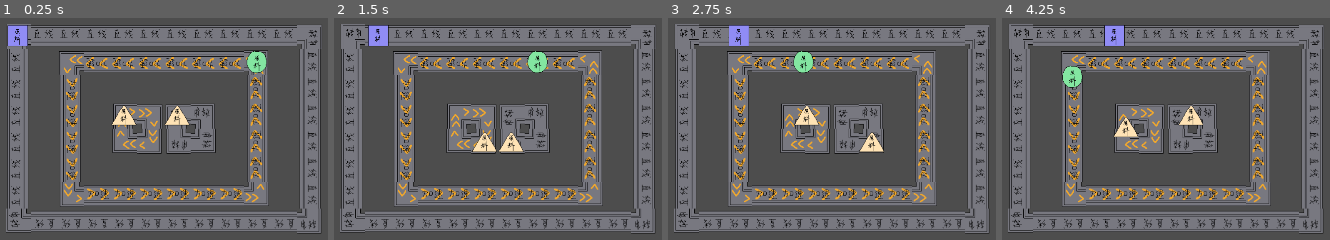
Above: before the commit, frames 1-4 (left to right).
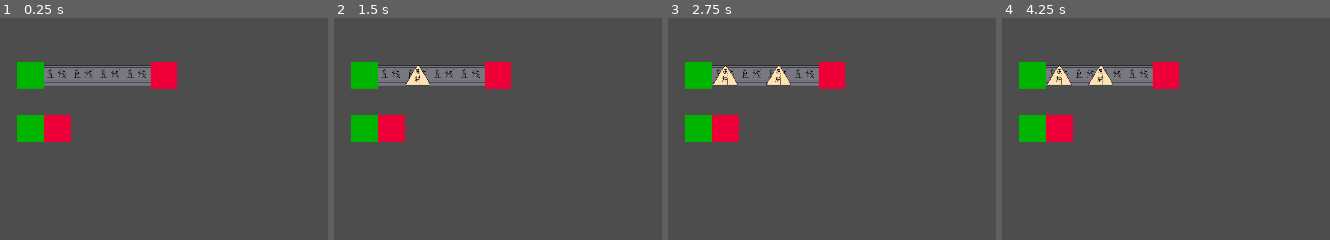
Above: after the commit, the same moments.

Repository: vic328005/NewProject1
Game: Godot game, scene res://scenes/main.tscn
The game is run twice, just before and just after one commit, with the same random seed, the same clock (stepped at 60 frames per second) and the same inputs.
Inputs:
- Up to frame 1 (0.25 s): no input
- Up to frame 2 (1.5 s): tap Enter at 0.5 s
- Up to frame 3 (2.75 s): no input
- Up to frame 4 (4.25 s): no input

The runs differ from the first frame. In frame 1, 48% of the frame differs, in the area x 1-98%, y 2-98%; in frame 2, 48%; in frame 3, 48%; in frame 4, 48%.

Commit message:
producer 和 recycler

Diff:
--- a/levels/level01.json
+++ b/levels/level01.json
@@ -13,6 +13,11 @@
         "turn_mode": "RIGHT",
         "beat_interval": 2
       },
+      "producer": {
+        "facing": "RIGHT",
+        "beat_interval": 4,
+        "cargo_type": "CARGO_1"
+      },
       "cargo": {
         "type": "CARGO_3"
       }
@@ -114,6 +119,8 @@
         "facing": "RIGHT",
         "turn_mode": "RIGHT",
         "beat_interval": 2
+      },
+      "recycler": {
       }
     },
     {
@@ -629,6 +636,5 @@
         "beat_interval": 2
       }
     }
-  ],
-  "entities": []
+  ]
 }
--- /dev/null
+++ b/levels/level02.json
@@ -0,0 +1,73 @@
+{
+  "level_id": "level02",
+  "display_name": "生产与回收测试",
+  "grid_width": 6,
+  "grid_height": 4,
+  "beat_bpm": 120,
+  "cells": [
+    {
+      "x": 0,
+      "y": 1,
+      "producer": {
+        "facing": "RIGHT",
+        "beat_interval": 2,
+        "cargo_type": "CARGO_1"
+      }
+    },
+    {
+      "x": 1,
+      "y": 1,
+      "belt": {
+        "facing": "RIGHT",
+        "turn_mode": "STRAIGHT",
+        "beat_interval": 2
+      }
+    },
+    {
+      "x": 2,
+      "y": 1,
+      "belt": {
+        "facing": "RIGHT",
+        "turn_mode": "STRAIGHT",
+        "beat_interval": 2
+      }
+    },
+    {
+      "x": 3,
+      "y": 1,
+      "belt": {
+        "facing": "RIGHT",
+        "turn_mode": "STRAIGHT",
+        "beat_interval": 2
+      }
+    },
+    {
+      "x": 4,
+      "y": 1,
+      "belt": {
+        "facing": "RIGHT",
+        "turn_mode": "STRAIGHT",
+        "beat_interval": 2
+      }
+    },
+    {
+      "x": 5,
+      "y": 1,
+      "recycler": {}
+    },
+    {
+      "x": 0,
+      "y": 3,
+      "producer": {
+        "facing": "RIGHT",
+        "beat_interval": 3,
+        "cargo_type": "CARGO_2"
+      }
+    },
+    {
+      "x": 1,
+      "y": 3,
+      "recycler": {}
+    }
+  ]
+}
--- a/prefabs/belt.tscn
+++ b/prefabs/belt.tscn
@@ -7,4 +7,5 @@
 script = ExtResource("1_gfr51")
 
 [node name="Sprite2D" type="Sprite2D" parent="." unique_id=2091593251]
+position = Vector2(32, 32)
 texture = ExtResource("2_hi0r2")
--- a/prefabs/cargo.tscn
+++ b/prefabs/cargo.tscn
@@ -8,4 +8,5 @@
 
 [node name="Sprite2D" type="Sprite2D" parent="." unique_id=435288325]
 z_index = 1
+position = Vector2(32, 32)
 texture = ExtResource("2_kdbxi")
--- /dev/null
+++ b/prefabs/producer.tscn
@@ -0,0 +1,13 @@
+[gd_scene format=3 uid="uid://df5th0vr3mhar"]
+
+[ext_resource type="Script" uid="uid://m16w6efqp4k3" path="res://scripts/producer.gd" id="1_producer"]
+[ext_resource type="Texture2D" uid="uid://b1wnmqxdiiv50" path="res://assets/images/unit_white.png" id="2_tbjhi"]
+
+[node name="Producer" type="Node2D" unique_id=916179787]
+script = ExtResource("1_producer")
+
+[node name="Sprite2D" type="Sprite2D" parent="." unique_id=1036682831]
+modulate = Color(8.759796e-06, 0.7093056, 7.70092e-07, 1)
+z_index = 1
+position = Vector2(32, 32)
+texture = ExtResource("2_tbjhi")
--- /dev/null
+++ b/prefabs/recycler.tscn
@@ -0,0 +1,12 @@
+[gd_scene format=3 uid="uid://dned8nxfvjbb7"]
+
+[ext_resource type="Script" uid="uid://dgi7g1tgieyap" path="res://scripts/recycler.gd" id="1_recycler"]
+[ext_resource type="Texture2D" uid="uid://b1wnmqxdiiv50" path="res://assets/images/unit_white.png" id="2_rrhh7"]
+
+[node name="Recycler" type="Node2D" unique_id=1088124262]
+script = ExtResource("1_recycler")
+
+[node name="Sprite2D" type="Sprite2D" parent="." unique_id=1112811208]
+modulate = Color(0.93792397, 0, 0.22065541, 1)
+position = Vector2(32, 32)
+texture = ExtResource("2_rrhh7")
--- a/scripts/cargo.gd
+++ b/scripts/cargo.gd
@@ -21,8 +21,12 @@
 
 func _ready() -> void:
 	_update_sprite_texture()
-	_world = GM.current_world
-	_register_to_cargo_layer()
+
+	if _world == null:
+		_world = GM.current_world
+
+	if not _is_registered_to_layer:
+		_register_to_cargo_layer()
 
 
 func _exit_tree() -> void:
@@ -55,6 +59,15 @@
 	return _registered_cell
 
 
+func place_at_cell(world: World, cell: Vector2i) -> void:
+	_world = world
+	_registered_cell = cell
+	_stop_move_tween()
+	global_position = _world.to_global(_world.cell_to_world(_registered_cell))
+	_world.cargo_layer.set_cell(_registered_cell, self)
+	_is_registered_to_layer = true
+
+
 func move_to_cell(target_cell: Vector2i) -> bool:
 	if _world == null:
 		return false
@@ -80,6 +93,12 @@
 	_registered_cell = target_cell
 	_start_move_to_global_position(target_global_position)
 	return true
+
+
+func remove_from_world() -> void:
+	_stop_move_tween()
+	_unregister_from_cargo_layer()
+	queue_free()
 
 
 func _start_move_to_global_position(target_global_position: Vector2) -> void:
--- a/scripts/game_manager.gd
+++ b/scripts/game_manager.gd
@@ -2,7 +2,7 @@
 class_name GameManager
 
 const WORLD_SCENE_UID := "uid://d1md2xh0j3x36"
-const START_LEVEL_PATH := "res://levels/level01.json"
+const START_LEVEL_PATH := "res://levels/level02.json"
 
 var event_bus: EventBus
 var beat_conductor: BeatConductor
--- a/scripts/level_data.gd
+++ b/scripts/level_data.gd
@@ -8,12 +8,12 @@
 	"grid_height",
 	"beat_bpm",
 	"cells",
-	"entities",
 ]
-const CELL_KEYS := ["x", "y", "belt", "cargo"]
+const CELL_KEYS := ["x", "y", "belt", "cargo", "producer", "recycler"]
 const BELT_KEYS := ["facing", "turn_mode", "beat_interval"]
 const CARGO_KEYS := ["type"]
-const ENTITY_KEYS := ["id", "kind", "x", "y", "data"]
+const PRODUCER_KEYS := ["facing", "beat_interval", "cargo_type"]
+const RECYCLER_KEYS: Array = []
 const BELT_FACING_VALUES := ["UP", "RIGHT", "DOWN", "LEFT"]
 const BELT_TURN_MODE_VALUES := ["STRAIGHT", "LEFT", "RIGHT"]
 const CARGO_TYPE_VALUES := ["CARGO_1", "CARGO_2", "CARGO_3"]
@@ -24,7 +24,6 @@
 var grid_height: int = 0
 var beat_bpm: float = 60.0
 var cells: Array[Dictionary] = []
-var entities: Array[LevelEntityData] = []
 
 
 static func load_from_file(path: String) -> LevelData:
@@ -91,9 +90,6 @@
 	if not raw_data.has("cells") or typeof(raw_data["cells"]) != TYPE_ARRAY:
 		return _validation_error(source_label, "cells must be an array")
 
-	if not raw_data.has("entities") or typeof(raw_data["entities"]) != TYPE_ARRAY:
-		return _validation_error(source_label, "entities must be an array")
-
 	var level_data: LevelData = LevelData.new()
 	level_data.level_id = String(raw_data["level_id"])
 	level_data.display_name = String(raw_data["display_name"])
@@ -113,18 +109,6 @@
 
 		level_data.cells.append(normalized_cell)
 
-	var seen_entity_ids: Dictionary = {}
-	var raw_entities: Array = Array(raw_data["entities"])
-	for index in range(raw_entities.size()):
-		if typeof(raw_entities[index]) != TYPE_DICTIONARY:
-			return _validation_error(source_label, "entities[%d] must be an object" % index)
-
-		var entity_data: LevelEntityData = _parse_entity(raw_entities[index], index, level_data.grid_width, level_data.grid_height, seen_entity_ids, source_label)
-		if entity_data == null:
-			return null
-
-		level_data.entities.append(entity_data)
-
 	return level_data
 
 
@@ -150,8 +134,10 @@
 
 	var has_belt: bool = raw_cell.has("belt")
 	var has_cargo: bool = raw_cell.has("cargo")
-	if not has_belt and not has_cargo:
-		return _validation_error(source_label, "%s must contain at least one of belt or cargo" % cell_label)
+	var has_producer: bool = raw_cell.has("producer")
+	var has_recycler: bool = raw_cell.has("recycler")
+	if not has_belt and not has_cargo and not has_producer and not has_recycler:
+		return _validation_error(source_label, "%s must contain at least one gameplay object" % cell_label)
 
 	var normalized_cell: Dictionary = {
 		"x": x,
@@ -177,6 +163,26 @@
 			return null
 
 		normalized_cell["cargo"] = normalized_cargo
+
+	if has_producer:
+		if typeof(raw_cell["producer"]) != TYPE_DICTIONARY:
+			return _validation_error(source_label, "%s.producer must be an object" % cell_label)
+
+		var normalized_producer: Variant = _parse_producer(raw_cell["producer"], cell_label, source_label)
+		if normalized_producer == null:
+			return null
+
+		normalized_cell["producer"] = normalized_producer
+
+	if has_recycler:
+		if typeof(raw_cell["recycler"]) != TYPE_DICTIONARY:
+			return _validation_error(source_label, "%s.recycler must be an object" % cell_label)
+
+		var normalized_recycler: Variant = _parse_recycler(raw_cell["recycler"], cell_label, source_label)
+		if normalized_recycler == null:
+			return null
+
+		normalized_cell["recycler"] = normalized_recycler
 
 	seen_cells[cell] = true
 	return normalized_cell
@@ -233,54 +239,43 @@
 	}
 
 
-static func _parse_entity(raw_entity: Dictionary, index: int, level_width: int, level_height: int, seen_entity_ids: Dictionary, source_label: String) -> LevelEntityData:
-	var entity_label: String = "entities[%d]" % index
-	if not _ensure_allowed_keys(raw_entity, ENTITY_KEYS, entity_label, source_label):
-		return null
-
-	if not _has_non_empty_string(raw_entity, "id"):
-		_validation_error(source_label, "%s.id must be a non-empty string" % entity_label)
-		return null
-
-	if not _has_non_empty_string(raw_entity, "kind"):
-		_validation_error(source_label, "%s.kind must be a non-empty string" % entity_label)
-		return null
-
-	if not _has_integer_number(raw_entity, "x"):
-		_validation_error(source_label, "%s.x must be an integer" % entity_label)
-		return null
-
-	if not _has_integer_number(raw_entity, "y"):
-		_validation_error(source_label, "%s.y must be an integer" % entity_label)
-		return null
-
-	if not raw_entity.has("data") or typeof(raw_entity["data"]) != TYPE_DICTIONARY:
-		_validation_error(source_label, "%s.data must be an object" % entity_label)
-		return null
-
-	var entity_id: String = String(raw_entity["id"])
-	var kind: String = String(raw_entity["kind"])
-	var x: int = int(raw_entity["x"])
-	var y: int = int(raw_entity["y"])
-	if x < 0 or x >= level_width or y < 0 or y >= level_height:
-		_validation_error(source_label, "%s coordinates (%d, %d) are out of bounds" % [entity_label, x, y])
-		return null
-
-	if seen_entity_ids.has(entity_id):
-		_validation_error(source_label, "duplicate entity id found: %s" % entity_id)
-		return null
-
-	if kind != kind.to_upper():
-		_validation_error(source_label, "%s.kind must use uppercase naming" % entity_label)
-		return null
-
-	var entity: LevelEntityData = LevelEntityData.new()
-	entity.id = entity_id
-	entity.kind = kind
-	entity.cell = Vector2i(x, y)
-	entity.data = Dictionary(raw_entity["data"]).duplicate(true)
-	seen_entity_ids[entity_id] = true
-	return entity
+static func _parse_producer(raw_producer: Dictionary, cell_label: String, source_label: String) -> Variant:
+	var producer_label: String = "%s.producer" % cell_label
+	if not _ensure_allowed_keys(raw_producer, PRODUCER_KEYS, producer_label, source_label):
+		return null
+
+	if not _has_non_empty_string(raw_producer, "facing"):
+		return _validation_error(source_label, "%s.facing must be a non-empty string" % producer_label)
+
+	if not _has_positive_integer_number(raw_producer, "beat_interval"):
+		return _validation_error(source_label, "%s.beat_interval must be a positive integer" % producer_label)
+
+	if not _has_non_empty_string(raw_producer, "cargo_type"):
+		return _validation_error(source_label, "%s.cargo_type must be a non-empty string" % producer_label)
+
+	var facing: String = String(raw_producer["facing"]).strip_edges().to_upper()
+	var beat_interval: int = int(raw_producer["beat_interval"])
+	var cargo_type: String = String(raw_producer["cargo_type"]).strip_edges().to_upper()
+
+	if not BELT_FACING_VALUES.has(facing):
+		return _validation_error(source_label, "%s.facing must be one of %s" % [producer_label, BELT_FACING_VALUES])
+
+	if not CARGO_TYPE_VALUES.has(cargo_type):
+		return _validation_error(source_label, "%s.cargo_type must be one of %s" % [producer_label, CARGO_TYPE_VALUES])
+
+	return {
+		"facing": facing,
+		"beat_interval": beat_interval,
+		"cargo_type": cargo_type,
+	}
+
+
+static func _parse_recycler(raw_recycler: Dictionary, cell_label: String, source_label: String) -> Variant:
+	var recycler_label: String = "%s.recycler" % cell_label
+	if not _ensure_allowed_keys(raw_recycler, RECYCLER_KEYS, recycler_label, source_label):
+		return null
+
+	return {}
 
 
 static func _ensure_allowed_keys(raw_data: Dictionary, allowed_keys: Array, label: String, source_label: String) -> bool:
--- a/scripts/level_entity_data.gd
+++ /dev/null
@@ -1,17 +0,0 @@
-class_name LevelEntityData
-extends RefCounted
-
-var id: String = ""
-var kind: String = ""
-var cell: Vector2i = Vector2i.ZERO
-var data: Dictionary = {}
-
-
-func to_dictionary() -> Dictionary:
-	return {
-		"id": id,
-		"kind": kind,
-		"x": cell.x,
-		"y": cell.y,
-		"data": data.duplicate(true),
-	}
--- a/scripts/level_loader.gd
+++ b/scripts/level_loader.gd
@@ -3,6 +3,8 @@
 
 const BELT_SCENE := preload("res://prefabs/belt.tscn")
 const CARGO_SCENE := preload("res://prefabs/cargo.tscn")
+const PRODUCER_SCENE := preload("res://prefabs/producer.tscn")
+const RECYCLER_SCENE := preload("res://prefabs/recycler.tscn")
 
 
 func load_level_file_into_world(level_path: String, world: World, beat_conductor: BeatConductor) -> LevelData:
@@ -41,6 +43,16 @@
 			var belt: Belt = _create_belt(cell, belt_data, world)
 			world.add_level_content(belt)
 
+		if cell_data.has("producer"):
+			var producer_data: Dictionary = Dictionary(cell_data["producer"])
+			var producer: Producer = _create_producer(cell, producer_data, world)
+			world.add_level_content(producer)
+
+		if cell_data.has("recycler"):
+			var recycler_data: Dictionary = Dictionary(cell_data["recycler"])
+			var recycler: Recycler = _create_recycler(cell, recycler_data, world)
+			world.add_level_content(recycler)
+
 		if cell_data.has("cargo"):
 			var cargo_data: Dictionary = Dictionary(cell_data["cargo"])
 			var cargo: Cargo = _create_cargo(cell, cargo_data, world)
@@ -60,9 +72,24 @@
 
 func _create_cargo(cell: Vector2i, cargo_data: Dictionary, world: World) -> Cargo:
 	var cargo: Cargo = CARGO_SCENE.instantiate() as Cargo
-	cargo.position = world.cell_to_world(cell)
 	cargo.cargo_type = String(cargo_data["type"])
+	cargo.place_at_cell(world, cell)
 	return cargo
+
+
+func _create_producer(cell: Vector2i, producer_data: Dictionary, world: World) -> Producer:
+	var producer: Producer = PRODUCER_SCENE.instantiate() as Producer
+	producer.position = world.cell_to_world(cell)
+	producer.facing = _to_producer_direction(String(producer_data["facing"]))
+	producer.beat_interval = int(producer_data["beat_interval"])
+	producer.cargo_type = String(producer_data["cargo_type"])
+	return producer
+
+
+func _create_recycler(cell: Vector2i, _recycler_data: Dictionary, world: World) -> Recycler:
+	var recycler: Recycler = RECYCLER_SCENE.instantiate() as Recycler
+	recycler.position = world.cell_to_world(cell)
+	return recycler
 
 
 func _to_belt_direction(direction_name: String) -> Belt.Direction:
@@ -77,6 +104,18 @@
 			return Belt.Direction.LEFT
 
 
+func _to_producer_direction(direction_name: String) -> Producer.Direction:
+	match direction_name:
+		"UP":
+			return Producer.Direction.UP
+		"RIGHT":
+			return Producer.Direction.RIGHT
+		"DOWN":
+			return Producer.Direction.DOWN
+		_:
+			return Producer.Direction.LEFT
+
+
 func _to_belt_turn_mode(turn_mode_name: String) -> Belt.TurnMode:
 	match turn_mode_name:
 		"LEFT":
--- /dev/null
+++ b/scripts/producer.gd
@@ -0,0 +1,85 @@
+extends Node2D
+class_name Producer
+
+enum Direction {
+	UP,
+	RIGHT,
+	DOWN,
+	LEFT,
+}
+
+const DEFAULT_CARGO_TYPE: String = "CARGO_1"
+
+@export var facing: Direction = Direction.RIGHT:
+	set(value):
+		facing = value
+
+@export_range(1, 16, 1) var beat_interval: int = 2:
+	set(value):
+		beat_interval = maxi(value, 1)
+
+@export var cargo_type: String = DEFAULT_CARGO_TYPE:
+	set(value):
+		cargo_type = _normalize_cargo_type(value)
+
+var _world: World
+var _registered_cell: Vector2i
+var _is_registered_to_layer: bool = false
+
+
+func _ready() -> void:
+	_world = GM.current_world
+	_register_to_producer_layer()
+
+
+func _exit_tree() -> void:
+	_unregister_from_producer_layer()
+
+
+func should_trigger_on_beat(beat_index: int) -> bool:
+	return beat_index > 0 and beat_index % beat_interval == 0
+
+
+func get_registered_cell() -> Vector2i:
+	return _registered_cell
+
+
+func get_target_cell() -> Vector2i:
+	return _registered_cell + _direction_to_offset(facing)
+
+
+func _register_to_producer_layer() -> void:
+	if _world == null:
+		return
+
+	_registered_cell = _world.world_to_cell(_world.to_local(global_position))
+	_world.producer_layer.set_cell(_registered_cell, self)
+	global_position = _world.to_global(_world.cell_to_world(_registered_cell))
+	_is_registered_to_layer = true
+
+
+func _unregister_from_producer_layer() -> void:
+	if not _is_registered_to_layer or _world == null:
+		return
+
+	if _world.producer_layer.get_cell(_registered_cell) == self:
+		_world.producer_layer.erase_cell(_registered_cell)
+
+	_is_registered_to_layer = false
+
+
+func _direction_to_offset(direction: Direction) -> Vector2i:
+	match direction:
+		Direction.UP:
+			return Vector2i.UP
+		Direction.RIGHT:
+			return Vector2i.RIGHT
+		Direction.DOWN:
+			return Vector2i.DOWN
+		_:
+			return Vector2i.LEFT
+
+
+static func _normalize_cargo_type(value: Variant) -> String:
+	var normalized_value: String = String(value).strip_edges().to_upper()
+	return normalized_value if not normalized_value.is_empty() else DEFAULT_CARGO_TYPE
--- /dev/null
+++ b/scripts/recycler.gd
@@ -0,0 +1,39 @@
+extends Node2D
+class_name Recycler
+
+var _world: World
+var _registered_cell: Vector2i
+var _is_registered_to_layer: bool = false
+
+
+func _ready() -> void:
+	_world = GM.current_world
+	_register_to_recycler_layer()
+
+
+func _exit_tree() -> void:
+	_unregister_from_recycler_layer()
+
+
+func get_registered_cell() -> Vector2i:
+	return _registered_cell
+
+
+func _register_to_recycler_layer() -> void:
+	if _world == null:
+		return
+
+	_registered_cell = _world.world_to_cell(_world.to_local(global_position))
+	_world.recycler_layer.set_cell(_registered_cell, self)
+	global_position = _world.to_global(_world.cell_to_world(_registered_cell))
+	_is_registered_to_layer = true
+
+
+func _unregister_from_recycler_layer() -> void:
+	if not _is_registered_to_layer or _world == null:
+		return
+
+	if _world.recycler_layer.get_cell(_registered_cell) == self:
+		_world.recycler_layer.erase_cell(_registered_cell)
+
+	_is_registered_to_layer = false
--- a/scripts/world.gd
+++ b/scripts/world.gd
@@ -1,14 +1,17 @@
 class_name World
 extends Node2D
+
+const CARGO_SCENE: PackedScene = preload("res://prefabs/cargo.tscn")
 
 var main_layer: MapLayer
 var cargo_layer: MapLayer
 var belt_layer: MapLayer
+var producer_layer: MapLayer
+var recycler_layer: MapLayer
 var level_id: String = ""
 var display_name: String = ""
 var grid_width: int = 0
 var grid_height: int = 0
-var level_entities: Array[LevelEntityData] = []
 var _beat_conductor: BeatConductor
 
 
@@ -16,6 +19,8 @@
 	main_layer = _create_layer()
 	cargo_layer = _create_layer()
 	belt_layer = _create_layer()
+	producer_layer = _create_layer()
+	recycler_layer = _create_layer()
 
 
 func _enter_tree() -> void:
@@ -62,11 +67,12 @@
 	main_layer.clear()
 	cargo_layer.clear()
 	belt_layer.clear()
+	producer_layer.clear()
+	recycler_layer.clear()
 	level_id = ""
 	display_name = ""
 	grid_width = 0
 	grid_height = 0
-	level_entities.clear()
 
 
 func apply_level_metadata(level_data: LevelData) -> void:
@@ -74,7 +80,6 @@
 	display_name = level_data.display_name
 	grid_width = level_data.grid_width
 	grid_height = level_data.grid_height
-	level_entities = level_data.entities.duplicate()
 
 
 func add_level_content(node: Node) -> void:
@@ -89,7 +94,48 @@
 
 
 func _on_beat_fired(beat_index: int, _beat_time: float) -> void:
+	_resolve_producer_spawns(beat_index)
 	_resolve_belt_moves(beat_index)
+	_resolve_recycler_collection()
+
+
+func is_cell_in_bounds(cell: Vector2i) -> bool:
+	return cell.x >= 0 and cell.x < grid_width and cell.y >= 0 and cell.y < grid_height
+
+
+func spawn_cargo(cell: Vector2i, cargo_type: String) -> Cargo:
+	if not is_cell_in_bounds(cell):
+		return null
+
+	if cargo_layer.has_cell(cell):
+		return null
+
+	var cargo: Cargo = CARGO_SCENE.instantiate() as Cargo
+	cargo.cargo_type = cargo_type
+	cargo.place_at_cell(self, cell)
+	add_level_content(cargo)
+	return cargo
+
+
+func _resolve_producer_spawns(beat_index: int) -> void:
+	var producer_cells: Dictionary = producer_layer.get_cells()
+
+	for cell in producer_cells.keys():
+		var producer: Producer = producer_cells[cell] as Producer
+		if producer == null or not is_instance_valid(producer):
+			continue
+
+		if not producer.should_trigger_on_beat(beat_index):
+			continue
+
+		var target_cell: Vector2i = producer.get_target_cell()
+		if not is_cell_in_bounds(target_cell):
+			continue
+
+		if cargo_layer.has_cell(target_cell):
+			continue
+
+		spawn_cargo(target_cell, producer.cargo_type)
 
 
 func _resolve_belt_moves(beat_index: int) -> void:
@@ -132,3 +178,18 @@
 			continue
 
 		cargo.move_to_cell(target_cell)
+
+
+func _resolve_recycler_collection() -> void:
+	var recycler_cells: Dictionary = recycler_layer.get_cells()
+
+	for cell in recycler_cells.keys():
+		var recycler: Recycler = recycler_cells[cell] as Recycler
+		if recycler == null or not is_instance_valid(recycler):
+			continue
+
+		var cargo: Cargo = cargo_layer.get_cell(cell) as Cargo
+		if cargo == null or not is_instance_valid(cargo):
+			continue
+
+		cargo.remove_from_world()
Binary file added: assets/images/unit_white.png
Not shown, added: assets/images/unit_white.png.import
Not shown, removed: scripts/level_entity_data.gd.uid
Not shown, added: scripts/producer.gd.uid
Not shown, added: scripts/recycler.gd.uid
